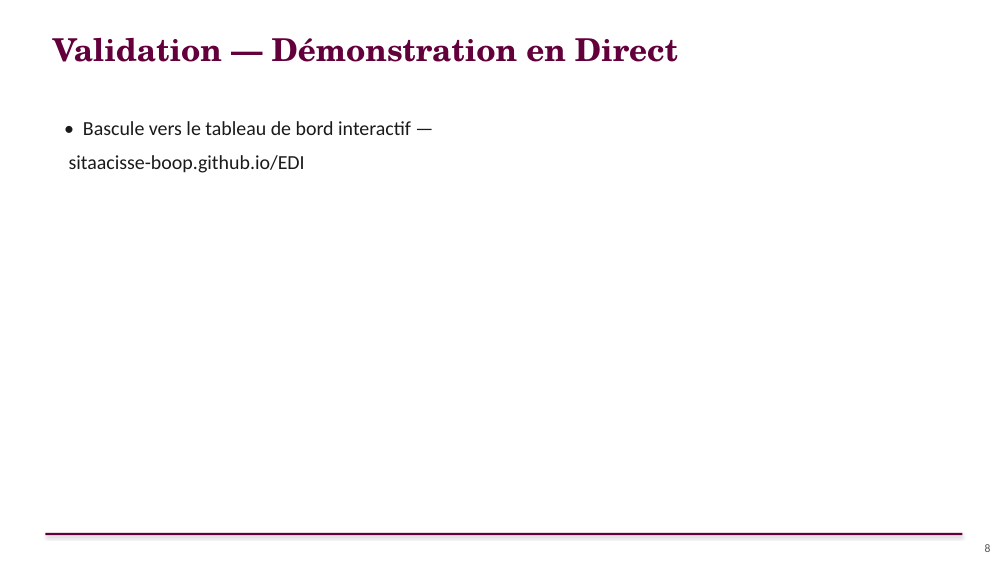
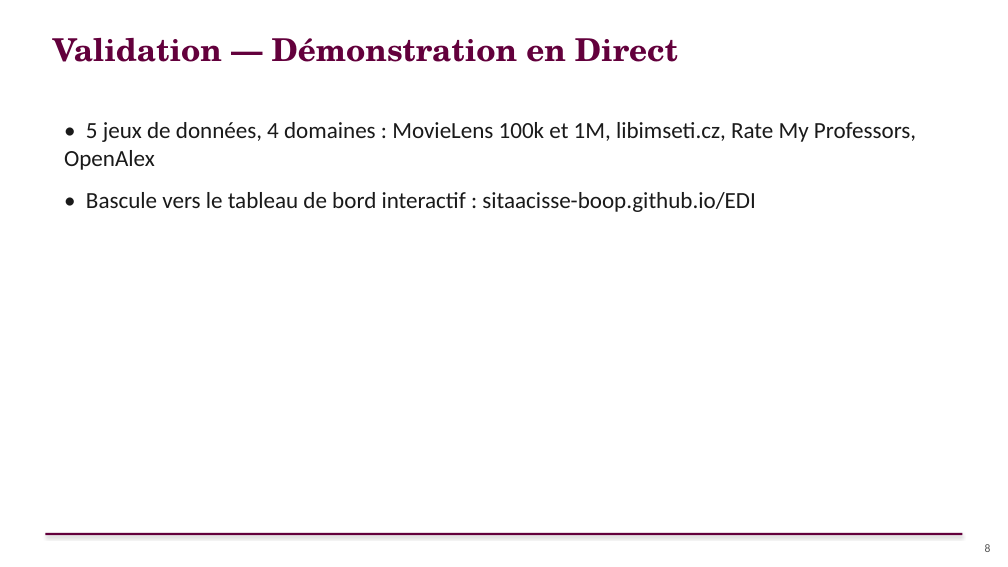
Before and after one commit to sitaacisse-boop/EDI, a slide deck: slide 8 of presentation/AURORA_Soutenance_FR.pptx. Drawn at 1008x567 pixels with LibreOffice and Linux fonts; fonts in the diff are those of the drawing. Boxes give left, top, right and bottom in pixels: in the first picture for what was removed or moved away, otherwise in the second. Text is boxed around its words. In the diff, an @@ line names an element or a change of style, - is before the commit and + after.

Commit message:
Restaure les deux puces originales de la slide Validation — Démonstration en Direct

```diff
--- a/presentation/AURORA_Soutenance_FR.pptx
+++ b/presentation/AURORA_Soutenance_FR.pptx
@@ text at <box>64,122,916,212</box>: text changed; size 19 to 22 pt @@
-• Bascule vers le tableau de bord interactif —
-sitaacisse-boop.github.io/EDI
+• 5 jeux de données, 4 domaines : MovieLens 100k et 1M, libimseti.cz, Rate My Professors, OpenAlex
+• Bascule vers le tableau de bord interactif : sitaacisse-boop.github.io/EDI
```
